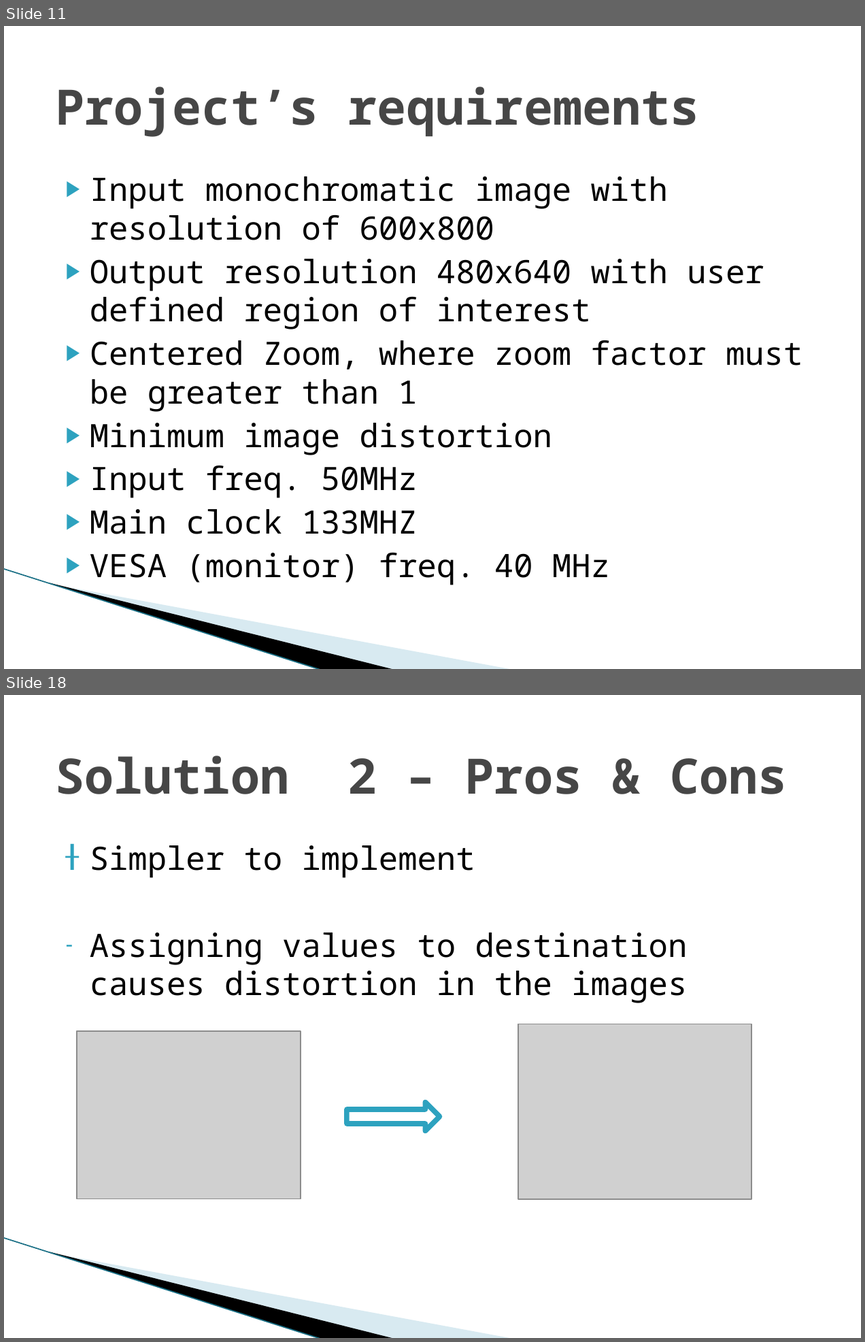
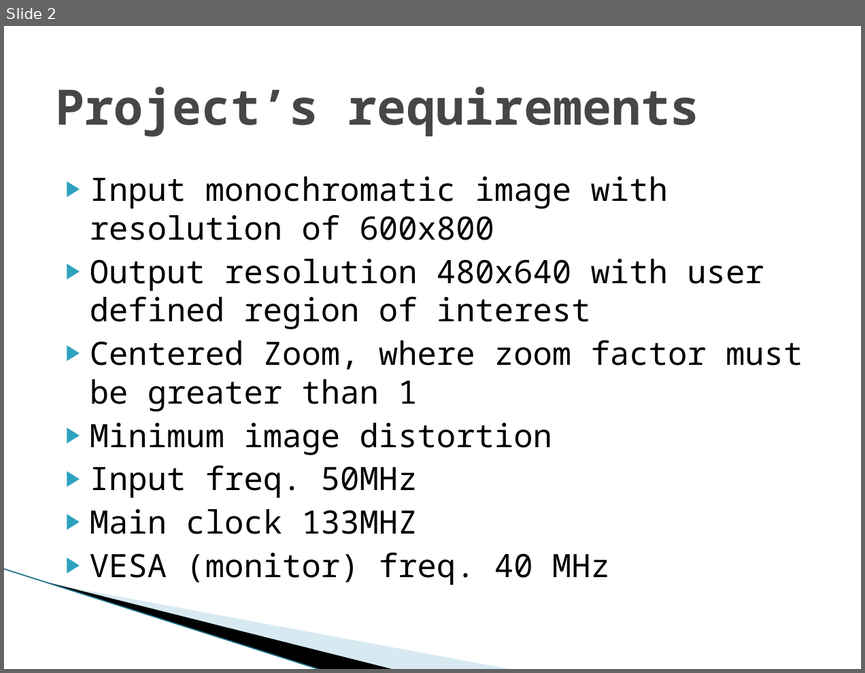
Before and after one commit to shizzz88/image-rotation-technion-ee, a slide deck: Presentation/Mid_Presentation.pptx. Shown one above the other, each under a label of ours: slides 11 and 18 before the commit, slide 2 after it; the slides between them are not shown. The pictures are 865x1342 and 865x673 pixels, drawn with LibreOffice and Linux fonts; fonts in the diff are those of the drawing; grey boxes stand for pictures; background and template pictures are left out. Boxes give left, top, right and bottom in pixels: in the first picture for what was removed or moved away, otherwise in the second. Text is boxed around its words. In the diff, an @@ line names an element or a change of style, - is before the commit and + after.

```diff
--- a/Presentation/Mid_Presentation.pptx
+++ b/Presentation/Mid_Presentation.pptx
@@ slide 18 removed at bbox=[4, 695, 861, 1338], background #FFFFFF; not listed: 3 template elements that a slide beside it also shows @@
@@ title removed at bbox=[55, 756, 787, 794] @@
-Solution 2 – Pros & Cons
@@ text removed at bbox=[90, 845, 687, 1003] @@
-╂ Simpler to implement
-– Assigning values to destination causes distortion in the images
@@ picture removed at bbox=[77, 1031, 300, 1199] @@
@@ picture removed at bbox=[518, 1024, 751, 1199] @@
@@ right arrow removed at bbox=[347, 1102, 439, 1130] @@
@@ what was slide 11 is now slide 2 @@
```
Also in this commit, not shown: 6 slides changed, 8 slides added, 17 other slides removed, 1 other file.
